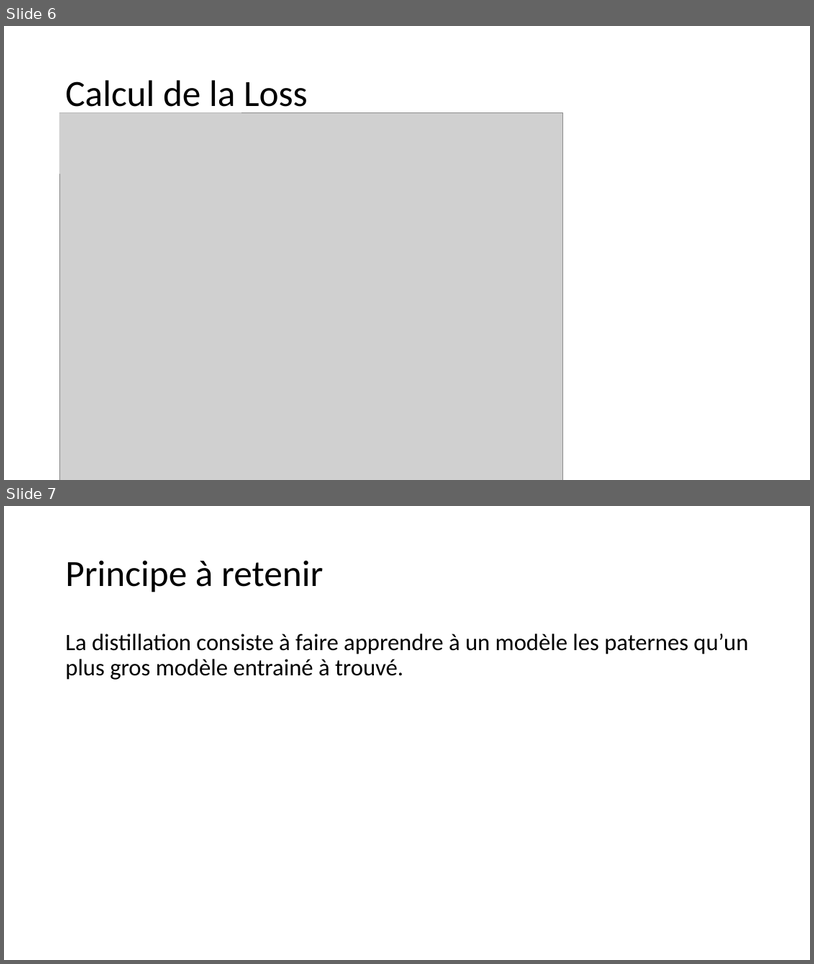
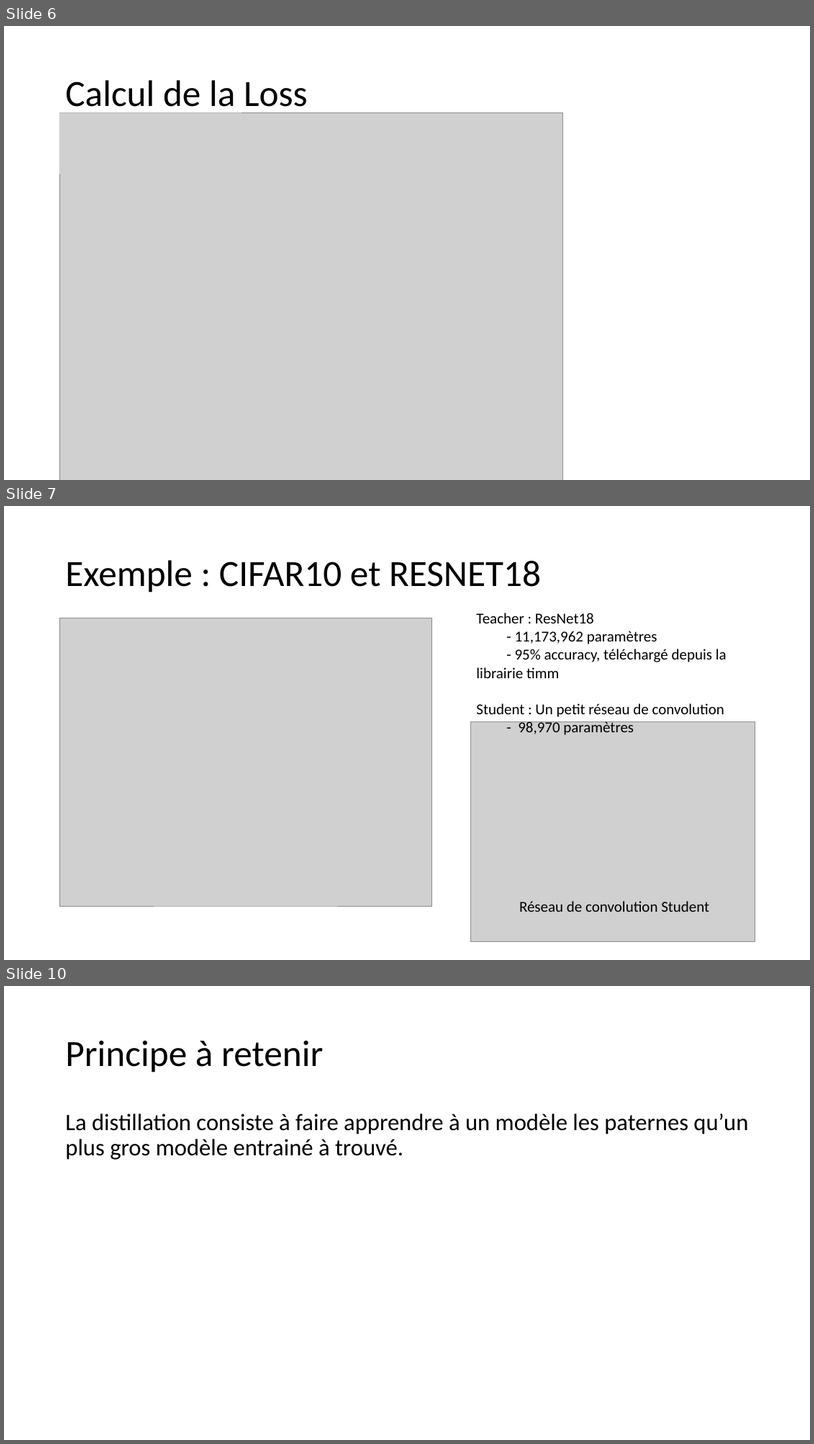
Before and after one commit to thomasdepic/SDD-distillation-de-model, a slide deck: presentation/Distillation de conaissances.pptx. Shown one above the other, each under a label of ours: slides 6 and 7 before the commit, slides 6, 7 and 10 after it; the slides between them are not shown. The pictures are 814x964 and 814x1444 pixels, drawn with LibreOffice and Linux fonts; fonts in the diff are those of the drawing; grey boxes stand for pictures. Boxes give left, top, right and bottom in pixels: in the first picture for what was removed or moved away, otherwise in the second. Text is boxed around its words. In the diff, an @@ line names an element or a change of style, - is before the commit and + after.

Commit message:
ajout slide presentation, amélioration réseau pour CIFAR100

```diff
--- a/presentation/Distillation de conaissances.pptx
+++ b/presentation/Distillation de conaissances.pptx
@@ slide 7 added at [4,506,810,960], background #FFFFFF @@
@@ title added at [65,560,541,592], 44 pt, text #000000 @@
+Exemple : CIFAR10 et RESNET18
@@ text added at [476,613,727,735], 18 pt, text #000000 @@
+Teacher : ResNet18
+- 11,173,962 paramètres
+- 95% accuracy, téléchargé depuis la librairie timm
+Student : Un petit réseau de convolution
+- 98,970 paramètres
@@ picture added at [59,618,432,906] @@
@@ picture added at [471,722,756,942] @@
@@ text added at [520,901,710,911], 18 pt, text #000000 @@
+Réseau de convolution Student
@@ what was slide 7 is now slide 10 @@
```
Also in this commit, not shown: 2 other slides added, 2 other files.
